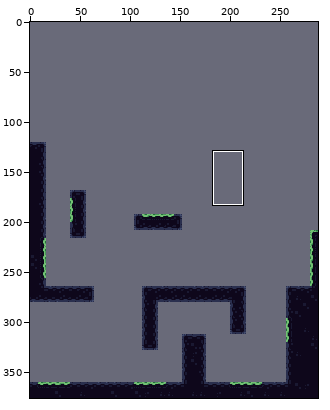
One commit to this sprite sheet: map/ldtk/testmap/simplified/Level_0/_composite.png. Above: a wide view before the commit, with the close-up outlined.
Close-up. Earlier state:
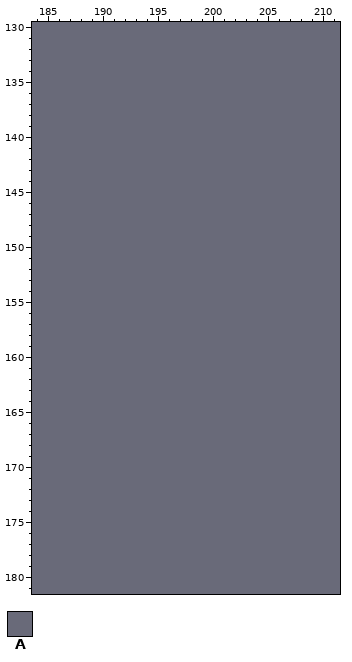
The file is 288x376 pixels. Colours within 5 levels of each other are drawn and written as one. Shown: x 184..211, y 130..181.
Palette (. is transparent): A #696a79
Pixels before, first column x 184:
130 AAAAAAAAAAAAAAAAAAAAAAAAAAAA
131 AAAAAAAAAAAAAAAAAAAAAAAAAAAA
132 AAAAAAAAAAAAAAAAAAAAAAAAAAAA
133 AAAAAAAAAAAAAAAAAAAAAAAAAAAA
134 AAAAAAAAAAAAAAAAAAAAAAAAAAAA
135 AAAAAAAAAAAAAAAAAAAAAAAAAAAA
136 AAAAAAAAAAAAAAAAAAAAAAAAAAAA
137 AAAAAAAAAAAAAAAAAAAAAAAAAAAA
138 AAAAAAAAAAAAAAAAAAAAAAAAAAAA
139 AAAAAAAAAAAAAAAAAAAAAAAAAAAA
140 AAAAAAAAAAAAAAAAAAAAAAAAAAAA
141 AAAAAAAAAAAAAAAAAAAAAAAAAAAA
142 AAAAAAAAAAAAAAAAAAAAAAAAAAAA
143 AAAAAAAAAAAAAAAAAAAAAAAAAAAA
144 AAAAAAAAAAAAAAAAAAAAAAAAAAAA
145 AAAAAAAAAAAAAAAAAAAAAAAAAAAA
146 AAAAAAAAAAAAAAAAAAAAAAAAAAAA
147 AAAAAAAAAAAAAAAAAAAAAAAAAAAA
148 AAAAAAAAAAAAAAAAAAAAAAAAAAAA
149 AAAAAAAAAAAAAAAAAAAAAAAAAAAA
150 AAAAAAAAAAAAAAAAAAAAAAAAAAAA
151 AAAAAAAAAAAAAAAAAAAAAAAAAAAA
152 AAAAAAAAAAAAAAAAAAAAAAAAAAAA
153 AAAAAAAAAAAAAAAAAAAAAAAAAAAA
154 AAAAAAAAAAAAAAAAAAAAAAAAAAAA
155 AAAAAAAAAAAAAAAAAAAAAAAAAAAA
156 AAAAAAAAAAAAAAAAAAAAAAAAAAAA
157 AAAAAAAAAAAAAAAAAAAAAAAAAAAA
158 AAAAAAAAAAAAAAAAAAAAAAAAAAAA
159 AAAAAAAAAAAAAAAAAAAAAAAAAAAA
160 AAAAAAAAAAAAAAAAAAAAAAAAAAAA
161 AAAAAAAAAAAAAAAAAAAAAAAAAAAA
162 AAAAAAAAAAAAAAAAAAAAAAAAAAAA
163 AAAAAAAAAAAAAAAAAAAAAAAAAAAA
164 AAAAAAAAAAAAAAAAAAAAAAAAAAAA
165 AAAAAAAAAAAAAAAAAAAAAAAAAAAA
166 AAAAAAAAAAAAAAAAAAAAAAAAAAAA
167 AAAAAAAAAAAAAAAAAAAAAAAAAAAA
168 AAAAAAAAAAAAAAAAAAAAAAAAAAAA
169 AAAAAAAAAAAAAAAAAAAAAAAAAAAA
170 AAAAAAAAAAAAAAAAAAAAAAAAAAAA
171 AAAAAAAAAAAAAAAAAAAAAAAAAAAA
172 AAAAAAAAAAAAAAAAAAAAAAAAAAAA
173 AAAAAAAAAAAAAAAAAAAAAAAAAAAA
174 AAAAAAAAAAAAAAAAAAAAAAAAAAAA
175 AAAAAAAAAAAAAAAAAAAAAAAAAAAA
176 AAAAAAAAAAAAAAAAAAAAAAAAAAAA
177 AAAAAAAAAAAAAAAAAAAAAAAAAAAA
178 AAAAAAAAAAAAAAAAAAAAAAAAAAAA
179 AAAAAAAAAAAAAAAAAAAAAAAAAAAA
180 AAAAAAAAAAAAAAAAAAAAAAAAAAAA
181 AAAAAAAAAAAAAAAAAAAAAAAAAAAA
Once edited:
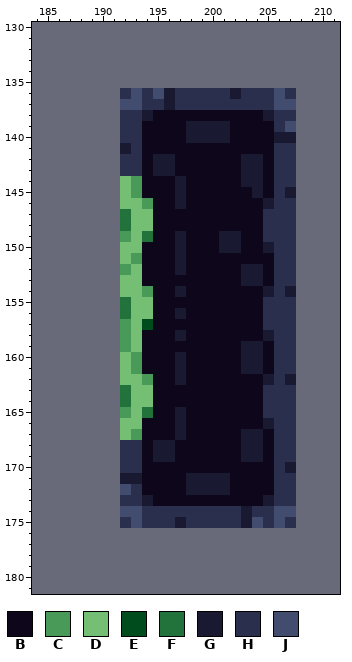
Colours new in this view: B #0e071b  C #499959  D #74bf74  E #004c1c  F #21723b  G #1a1932  H #2a2f4e  J #424c6e
From old to new:
Changed rows in their new state; - is an unchanged pixel.
first column x 192:
136 HJHJGHHHHHGHHHJH
137 JJHHGHHHHHHHHHJJ
138 HHGBBBBBBBBBBGHH
139 HHBBBBGGGGBBBBHJ
140 HHBBBBGGGGBBBBGG
141 GHBBBBBBBBBBBBHH
142 HHBGGBBBBBBGGBHH
143 HHBGGBBBBBBGGBHH
144 DCBBBGBBBBBGGBHH
145 DCBBBGBBBBBBGBHG
146 DDCBBGBBBBBBBGHH
147 FDDBBBBBBBBBBHHH
148 FDDBBBBBBBBBBHHH
149 CDFBBGBBBGGBBHHH
150 DDBBBGBBBGGBBGHH
151 DCBBBGBBBBBBBBHH
152 CDBBBGBBBBBGGBHH
153 DDBBBBBBBBBGGBHH
154 DDCBBGBBBBBBBGHG
155 FDDBBBBBBBBBBHHH
156 FDDBBGBBBBBBBHHH
157 CDEBBBBBBBBBBHHH
158 CDBBBGBBBBBBBGHH
159 CDBBBBBBBBBGGBHH
160 DCBBBGBBBBBGGBHH
161 DCBBBGBBBBBGGBHH
162 DDCBBGBBBBBBBGHG
163 FDDBBBBBBBBBBHHH
164 FDDBBBBBBBBBBHHH
165 CDFBBGBBBBBBBHHH
166 DDBBBGBBBBBBBGHH
167 DCBBBGBBBBBGGBHH
168 HHBGGBBBBBBGGBHH
169 HHBGGBBBBBBGGBHH
170 HHBBBBBBBBBBBBHG
171 GGBBBBGGGGBBBBHH
172 JHBBBBGGGGBBBBHH
173 HHGBBBBBBBBBBGHH
174 JJHHHHHHHHHGHHJJ
175 HJHHHGHHHHHGJHJH
